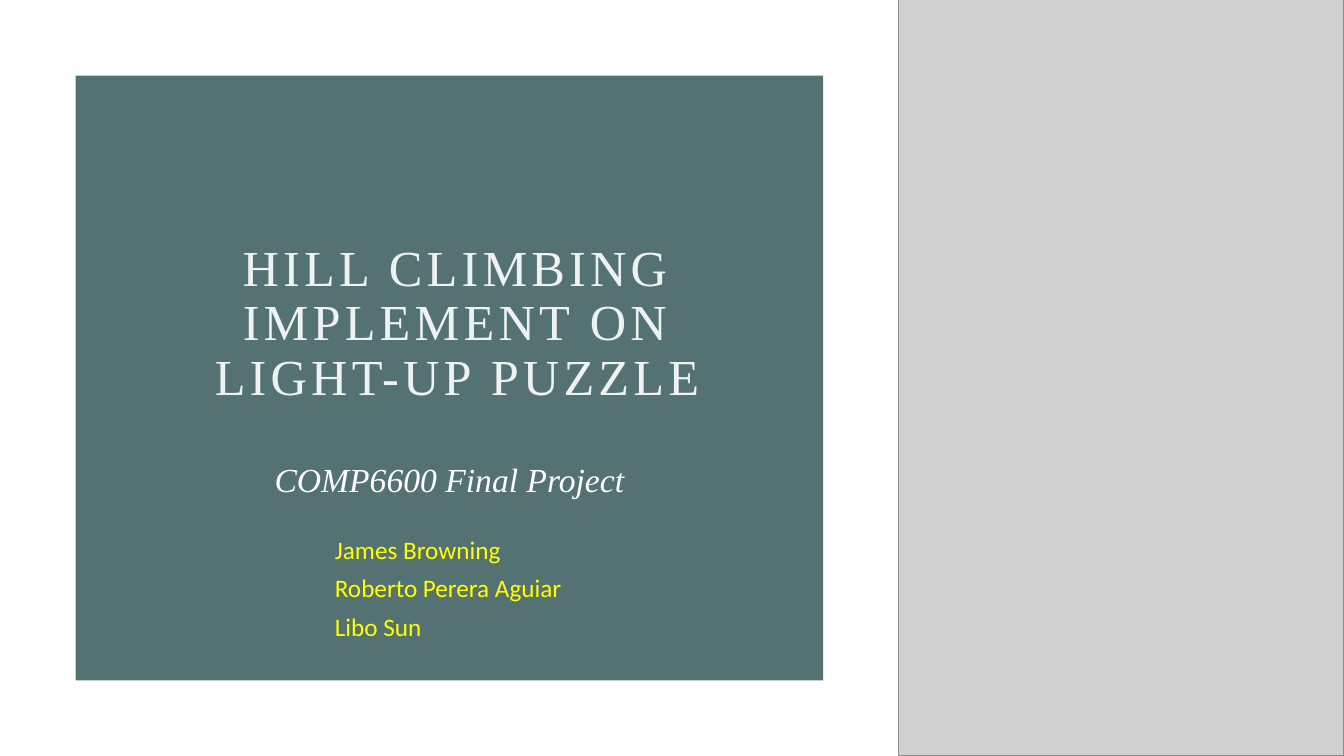
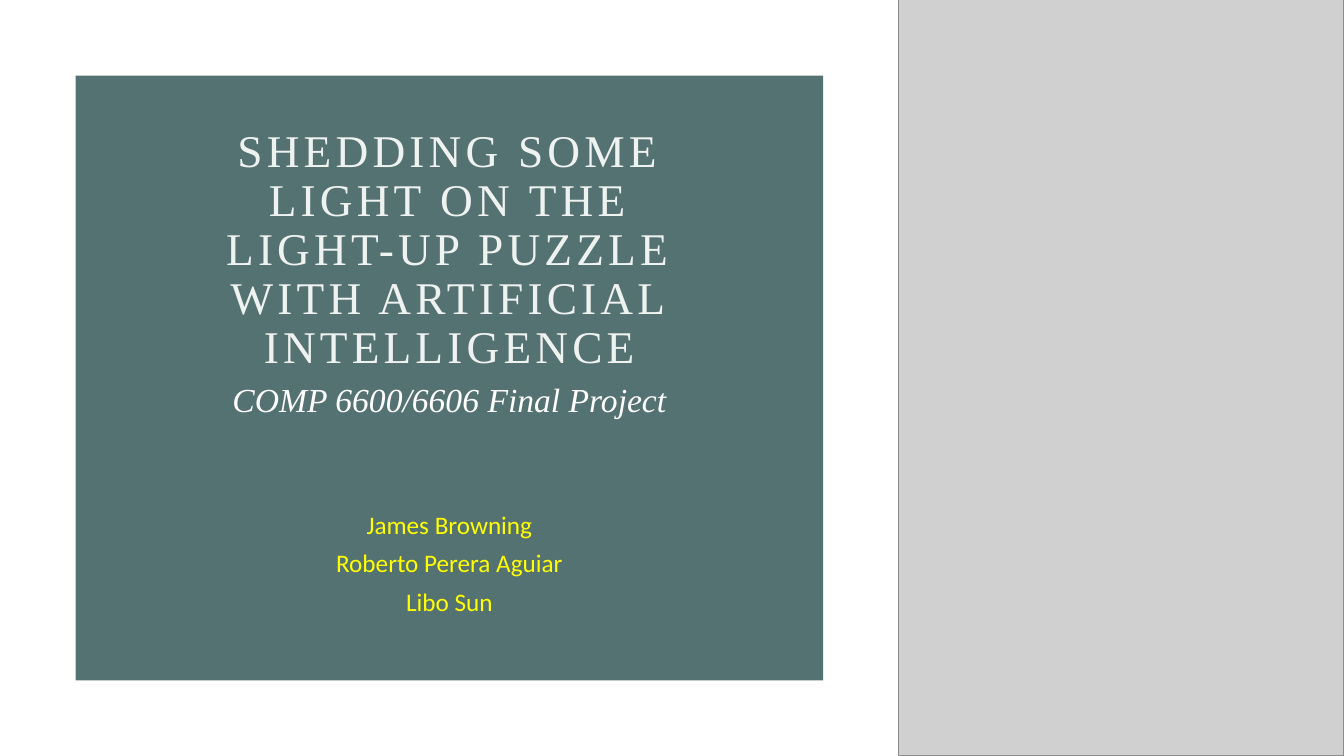
Before and after one commit to JSLBrowning/COMP-6606-Final-Project, a slide deck: slide 1 of Presentation/COMP6600_Final.pptx. Drawn at 1344x756 pixels with LibreOffice and Linux fonts; fonts in the diff are those of the drawing; grey boxes stand for pictures. Boxes give left, top, right and bottom in pixels: in the first picture for what was removed or moved away, otherwise in the second. Text is boxed around its words. In the diff, an @@ line names an element or a change of style, - is before the commit and + after.

```diff
--- a/Presentation/COMP6600_Final.pptx
+++ b/Presentation/COMP6600_Final.pptx
@@ title at box(226, 137, 667, 364): text changed; size 36 to 32.4 pt @@
-HILL CLIMBING IMPLEMENT ON LIGHT-UP PUZZLE
+SHEDDING SOME LIGHT ON THE LIGHT-UP PUZZLE WITH ARTIFICIAL INTELLIGENCE
@@ subtitle at box(232, 388, 667, 418): text changed @@
-COMP6600 Final Project
+COMP 6600/6606 Final Project
@@ text "James Browning": place and size @@
-text "James Browning" at box(335, 541, 561, 636)
+text "James Browning" at box(336, 516, 562, 611)
@@ text "James Browning" at box(336, 516, 562, 611): alignment left to centre @@
```
Also in this commit, not shown: 5 other slides changed.
